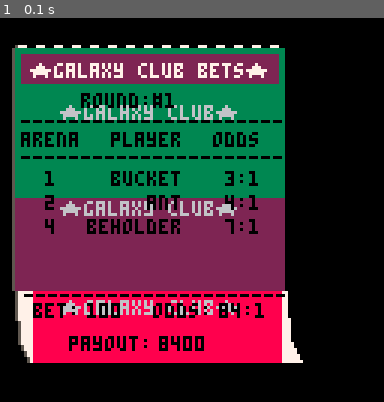
Above: before the commit, frame 1.
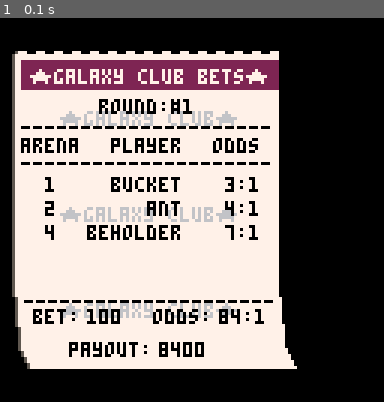
Above: after the commit, the same moment.

Repository: suspicious-smoke/club-bets-pico8
Game: PICO-8 cartridge club-bets.p8
The game is run twice, just before and just after one commit, with the same random seed, the same clock (stepped at 60 frames per second) and the same inputs.
Inputs:
- Up to frame 1 (0.1 s): no input

The runs differ from the first frame. In frame 1, 53% of the frame differs, in the area x 3-79%, y 7-92%.

Commit message:
tear ticket logic

Diff:
--- a/club-bets.p8
+++ b/club-bets.p8
@@ -719,10 +719,11 @@
 function init_tickets()
 	tx={}
 	ty={}
+	t_sep=0
 	for i=1,1 do
 		tx[i]=i*5
 		--ty[i]=100
-		ty[i]=10
+		ty[i]=12
 	end
 	tik_tmr=0
 	get_bet_summary()
@@ -734,7 +735,7 @@
 end
 
 function upd_tickets()
-	-- tik_tmr+=1
+	tik_tmr+=1
 	-- if tik_tmr<40 then
 	-- 	if rnd(1)>0.5 then
 	-- 		sfx(5)
@@ -746,6 +747,11 @@
 	-- 	sfx(7)
 	-- 	ty[1]-=6
 	-- end
+
+	-- if tik_tmr==10 then
+	-- 	t_sep=min(t_sep+1,10)
+	-- 	tik_tmr=0
+	-- end
 end
 
 function drw_tickets()
@@ -757,61 +763,67 @@
 
 function draw_ticket(i_bet,_tx,_ty)
 	--ticket
-	rrect(_tx-5+5,_ty-1,3,1,0,5)--shadow
+	local _sy_u,_sy_d=_ty-t_sep,_ty+t_sep
+	--upper ticket
+	rrect(_tx-5+5,_sy_u-1,3,1,0,5)--shadow
 	for i=1,15 do
-		rrect(_tx-5+6*i,_ty-1,3,1,0,7)
-	end
-	rrectfill(_tx-1,_ty,90,81,0,5)--shadow
-	rrectfill(_tx,_ty,90,50,0,3)--ticket
-
-	-- draw black pixels
+		rrect(_tx-5+6*i,_sy_u-1,3,1,0,7)
+	end
+	line(_tx-1,_sy_u,_tx-1,_sy_u+43,5)--shadow
+	rrectfill(_tx,_sy_u,88,50,0,7)--ticket
 	palt(0, false)
-	-- don't draw red pixels
-	palt(8, true)
-	-- reset transparency
+	spr(192,5,_sy_u+42,11,1)--top tear
 	palt()
-
-	rrectfill(_tx,_ty+50,90,31,0,2)--ticket2
-	rrectfill(_tx+6,_ty+81,84,24,0,8)--lwr ticket
-	spr(128,_tx-2,_ty+81,1,3)--left leaf
-	spr(129,_tx+89,_ty+81,1,3)--right leaf
+	spr(208,5,_sy_d+42,11,1)--bottom tear
+	--lower ticket
+	rrectfill(_tx,_sy_d+50,88,31,0,7)--ticket2
+	line(_tx-1,_sy_d+44,_tx-1,_sy_d+80,5)--shadow2
+	rrectfill(_tx+6,_sy_d+81,82,24,0,7)--lwr ticket
+	spr(128,_tx-2,_sy_d+81,1,3)--left leaf
+	spr(129,_tx+87,_sy_d+81,1,3)--right leaf
+	--ticket text
 	for i=1,3 do
-		_wmoff=0
-		if i==3 then
-			_wmoff=1
-		end
-		print("★galaxy club★",_tx+15,_ty-13+i*32+_wmoff,6)
+		local t_off=_sy_u
+		if i>1 then
+			t_off=_sy_d
+		end
+		print("★galaxy club★",_tx+15,t_off-13+i*32,6)
 	end
 	--text
-	rrectfill(_tx+2,_ty+2,86,10,0,2)--red area
-	print("★galaxy club bets★",_tx+5,_ty+5,7)
-	print("round:#"..cur_round,_tx+22,_ty+15,0)
-	print("----------------------",_tx+2,_ty+22,0)
-	print("arena",_tx+2,_ty+28,0)
-	print("player",_tx+32,_ty+28,0)
-	print("odds",_tx+66,_ty+28,0)
-	print("----------------------",_tx+2,_ty+34,0)
+
+	rrectfill(_tx+2,_sy_u+2,86,10,0,2)--red area
+	print("★galaxy club bets★",_tx+5,_sy_u+5,7)
+	print("round:#"..cur_round,_tx+28,_sy_u+15,0)
+	print("---------------------",_tx+2,_sy_u+22,0)
+	print("arena",_tx+2,_sy_u+28,0)
+	print("player",_tx+32,_sy_u+28,0)
+	print("odds",_tx+66,_sy_u+28,0)
+	print("---------------------",_tx+2,_sy_u+34,0)
 	p_count=1
 	for i_arena=1,4 do
 		for i_aplyr=1,4 do
 			if bets[i_bet][2][i_arena][i_aplyr] then
-				print(i_arena,_tx+10,_ty+33+8*p_count,0)
+				local t_off=_sy_u
+				if p_count>1 then
+					t_off=_sy_d
+				end
+				print(i_arena,_tx+10,t_off+33+8*p_count,0)
 				local arena_player=arenas[i_arena][i_aplyr]
 				local _p_name=players[arena_player[1]][1]
-				print(_p_name,_tx-#_p_name*4+56,_ty+33+8*p_count,0)
+				print(_p_name,_tx-#_p_name*4+56,t_off+33+8*p_count,0)
 				local _odds=arena_player[4]..":1"
-				print(_odds,_tx+82-#_odds*4,_ty+33+8*p_count,0)
+				print(_odds,_tx+82-#_odds*4,t_off+33+8*p_count,0)
 				p_count+=1
 			end
 		end
 	end
-	print("----------------------",_tx+3,_ty+80,0)
-	print("bet:",_tx+6,_ty+85)
-	print(arr_to_str(bets[i_bet][1],true),_tx+24,_ty+85,0)
-	print("odds:",_tx+46,_ty+85)
-	print(print_bet_odds(bets_odds[i_bet]),_tx+68,_ty+85,0)
-	print("payout:",_tx+18,_ty+96)
-	print(arr_to_str(bets_winnings[i_bet]),_tx+48,_ty+96,0)
+	print("---------------------",_tx+3,_sy_d+80,0)
+	print("bet:",_tx+6,_sy_d+85)
+	print(arr_to_str(bets[i_bet][1],true),_tx+24,_sy_d+85,0)
+	print("odds:",_tx+46,_sy_d+85)
+	print(print_bet_odds(bets_odds[i_bet]),_tx+68,_sy_d+85,0)
+	print("payout:",_tx+18,_sy_d+96)
+	print(arr_to_str(bets_winnings[i_bet]),_tx+48,_sy_d+96,0)
 end
 
 -->8
Not shown, changed: 63 lines of the sprite sheet (__gfx__) section of club-bets.p8
